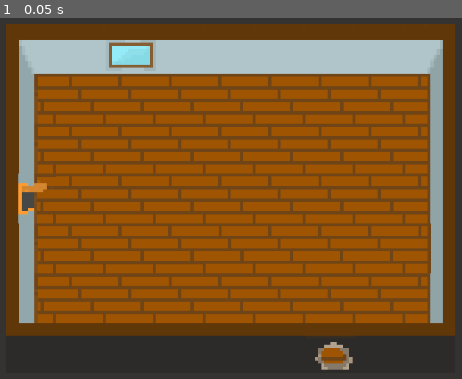
Above: before the commit, frame 1.
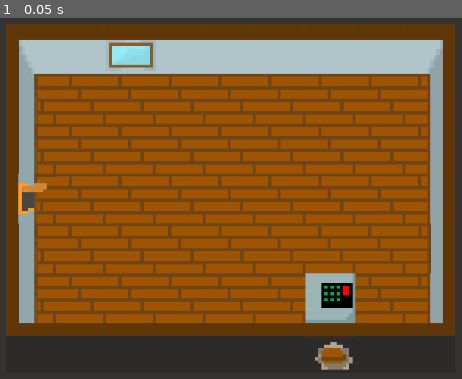
Above: after the commit, the same moment.

Repository: Warreign/fragments-of-me
Game: Godot game, scene res://rooms/living_room.tscn
Two runs of this game, one before a commit and one after it. Both use one fixed random seed, a clock stepped at 60 frames per second and the inputs below. This scene is started directly instead of the project's main scene.
Inputs:
- Up to frame 1 (0.05 s): no input

The runs differ from the first frame. In frame 1, 1.5% of the frame differs, in the area x 66-78%, y 70-85%.
Error in both runs: Assertion failed. (res://common/controller.gd:17)

Commit message:
safe

Diff:
--- a/rooms/living_room.tscn
+++ b/rooms/living_room.tscn
@@ -1,10 +1,22 @@
-[gd_scene load_steps=6 format=4 uid="uid://wt20hvqki72q"]
+[gd_scene load_steps=11 format=4 uid="uid://wt20hvqki72q"]
 
 [ext_resource type="Script" path="res://rooms/bedroom.gd" id="1_8go0i"]
 [ext_resource type="TileSet" uid="uid://cmu6ss22756uw" path="res://rooms.tres" id="2_8gg2e"]
 [ext_resource type="Script" path="res://rooms/room_tilemap.gd" id="3_e0det"]
 [ext_resource type="Script" path="res://objects/hole.gd" id="5_5dpy2"]
+[ext_resource type="PackedScene" uid="uid://cvogxl1ccrhnf" path="res://objects/static_interactable.tscn" id="6_2lyar"]
 [ext_resource type="PackedScene" uid="uid://bghbvcto7nwvq" path="res://objects/door.tscn" id="7_k5bti"]
+[ext_resource type="Texture2D" uid="uid://lyx3tywyiy4n" path="res://art/items.png" id="7_tfalp"]
+
+[sub_resource type="RectangleShape2D" id="RectangleShape2D_cpp80"]
+size = Vector2(22, 21)
+
+[sub_resource type="RectangleShape2D" id="RectangleShape2D_vqaja"]
+size = Vector2(23, 18)
+
+[sub_resource type="AtlasTexture" id="AtlasTexture_3fafc"]
+atlas = ExtResource("7_tfalp")
+region = Rect2(128, 32, 16, 16)
 
 [node name="LivingRoom" type="Node2D"]
 script = ExtResource("1_8go0i")
@@ -43,4 +55,25 @@
 [node name="CollisionShape2D" parent="Hole" index="0"]
 position = Vector2(1.71189, 28.7394)
 
+[node name="Sofa" parent="." instance=ExtResource("6_2lyar")]
+
+[node name="CoffeeTable" parent="." instance=ExtResource("6_2lyar")]
+
+[node name="Fire" parent="." instance=ExtResource("6_2lyar")]
+
+[node name="Safe" parent="." instance=ExtResource("6_2lyar")]
+position = Vector2(42, 25)
+
+[node name="InteractionCollider" parent="Safe" index="0"]
+position = Vector2(1, -0.5)
+shape = SubResource("RectangleShape2D_cpp80")
+
+[node name="CollisionCollider" parent="Safe/StaticBody2D" index="0"]
+position = Vector2(1.5, 1)
+shape = SubResource("RectangleShape2D_vqaja")
+
+[node name="Sprite2D" parent="Safe" index="2"]
+texture = SubResource("AtlasTexture_3fafc")
+
 [editable path="Hole"]
+[editable path="Safe"]
